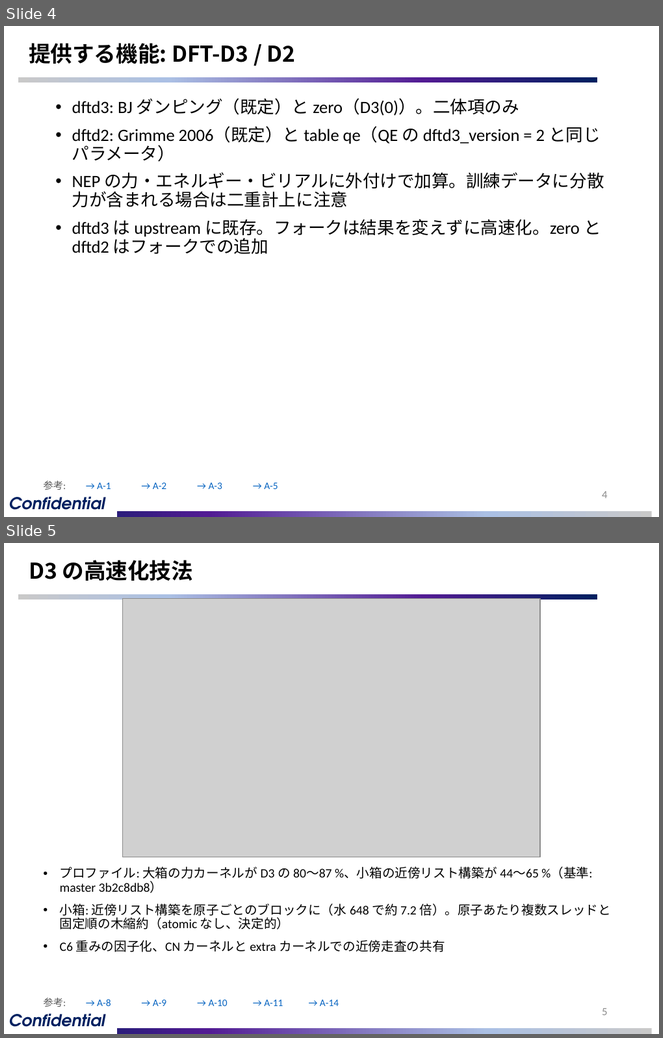
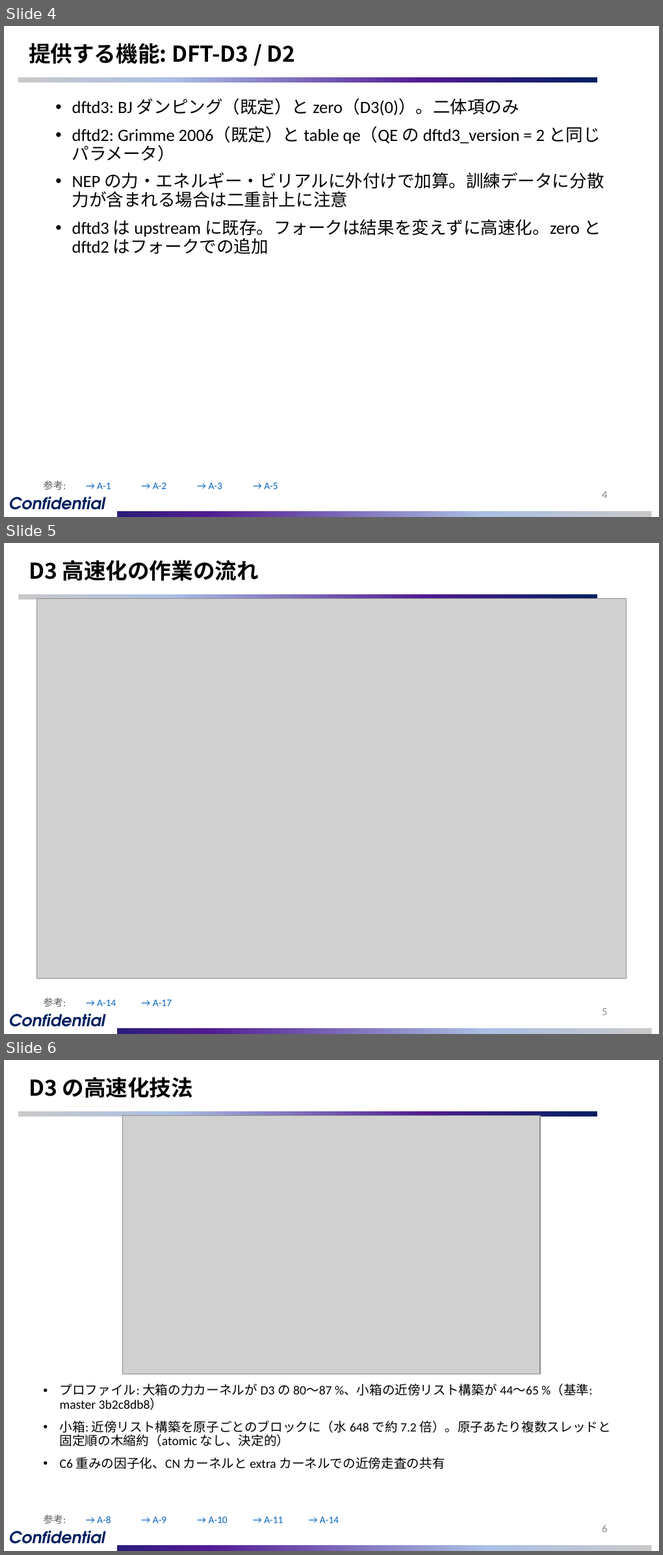
Before and after one commit to mkatouda/GPUMD, a slide deck: docs_ja/slides/GPUMD_dftd_qnep_report.pptx. Shown one above the other, each under a label of ours: slides 4 and 5 before the commit, slides 4, 5 and 6 after it. The pictures are 663x1038 and 663x1555 pixels, drawn with LibreOffice and Linux fonts; fonts in the diff are those of the drawing; grey boxes stand for pictures; background and template pictures are left out. Boxes give left, top, right and bottom in pixels: in the first picture for what was removed or moved away, otherwise in the second. Text is boxed around its words. In the diff, an @@ line names an element or a change of style, - is before the commit and + after.

Commit message:
docs_ja: D3 speedup workflow infographic (workreport fig 13, slide 5 / N7); slides now 27 main + 37 appendix (DR-001)

```diff
--- a/docs_ja/slides/GPUMD_dftd_qnep_report.pptx
+++ b/docs_ja/slides/GPUMD_dftd_qnep_report.pptx
@@ slide 5 added at (4, 543, 659, 1034), background #FFFFFF; not listed: 3 template elements that a slide beside it also shows @@
@@ title added at (29, 560, 259, 581), 24 pt, text #000000, bold @@
+D3 高速化の作業の流れ
@@ picture added at (36, 599, 627, 979) @@
@@ text added at (43, 998, 66, 1007), 11 pt, text #595959 @@
+参考:
@@ text added at (97, 1000, 116, 1006), 11 pt, text #0563C1 @@
+→ A-14
@@ text added at (153, 1000, 172, 1006), 11 pt, text #0563C1 @@
+→ A-17
@@ page number added at (602, 1008, 607, 1016), 12 pt, text #8C8C8C @@
+5
@@ what was slide 5 is now slide 6 @@
@@ page number at (602, 1525, 607, 1533): text changed @@
-5
+6
```
Also in this commit, not shown: 8 other files.
